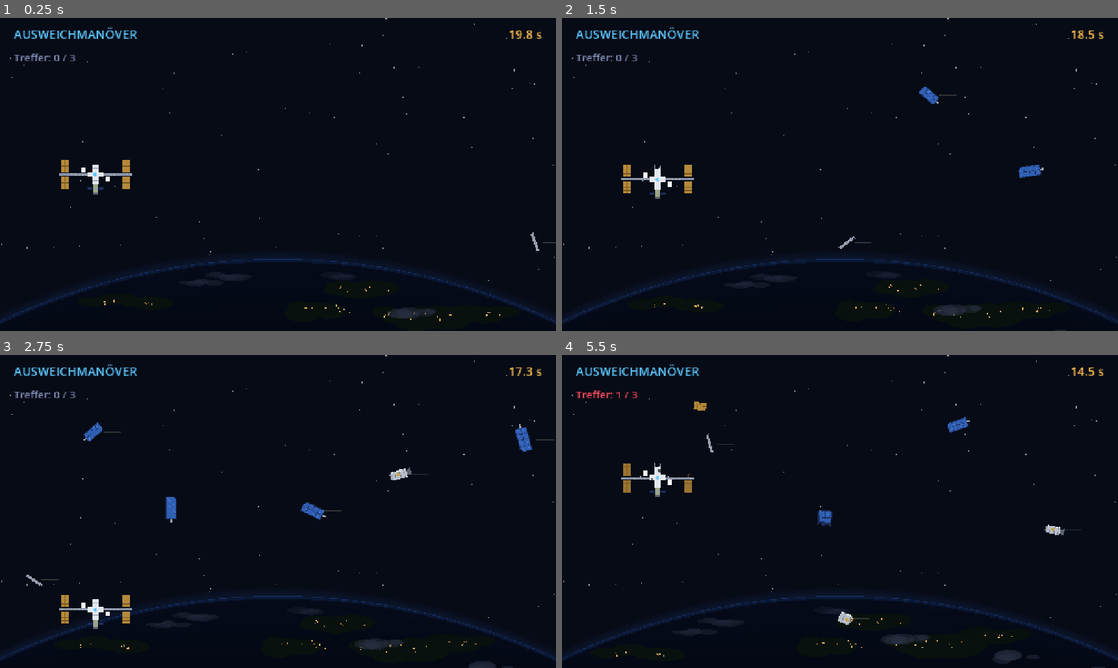
Above: before the commit, frames 1-4 (two rows, left to right).
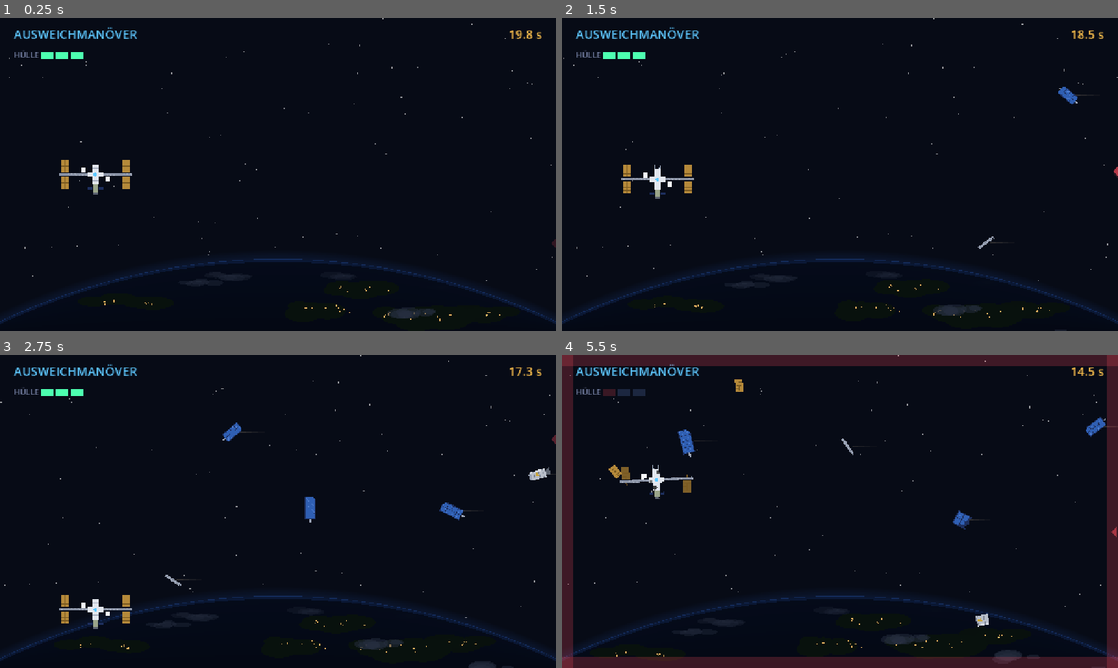
Above: after the commit, the same moments.

Repository: Isaac-davila/jku-space
Game: Godot game, scene res://scenes/minigames/dodge/dodge.tscn
Same seed, same stepped clock (60 frames per second), same inputs: the game is played once before the commit and once after it. This scene is started directly instead of the project's main scene.
Inputs (mouse positions are in pixels of both pictures, inside the frame that each line leads up to):
- Up to frame 1 (0.25 s): no input
- Up to frame 2 (1.5 s): tap Enter at 0.5 s; move the mouse to (962, 158) at 0.52 s; hold D (move_right) 0.53-1.28 s; hold Space (interact) 0.53-1.28 s; click (962, 158) at 0.67 s; move the mouse to (728, 190) at 1.27 s; hold S (move_down) from 1.28 s (still down); tap E at 1.35 s; click (728, 190) at 1.42 s
- Up to frame 3 (2.75 s): move the mouse to (333, 442) at 2.02 s; release S (move_down) at 2.03 s; hold D (move_right) from 2.03 s (still down); tap Enter at 2.1 s; click (333, 442) at 2.17 s
- Up to frame 4 (5.5 s): move the mouse to (812, 574) at 2.77 s; release D (move_right) at 2.78 s; hold W (move_up) 2.78-3.53 s; tap Space (interact) at 2.85 s; click (812, 574) at 2.92 s; move the mouse to (1006, 558) at 3.52 s; hold A (move_left) 3.53-5.03 s; tap E at 3.6 s; click (1006, 558) at 3.67 s; move the mouse to (673, 464) at 4.27 s; tap Enter at 4.35 s; click (673, 464) at 4.42 s; move the mouse to (867, 511) at 5.02 s; hold S (move_down) from 5.03 s (still down); hold Space (interact) from 5.03 s (still down); click (867, 511) at 5.17 s

The runs differ from the first frame. In frame 1, 0.4% of the frame differs, in the area x 0-100%, y 0-84%; in frame 2, 0.8%; in frame 3, 1.5%; in frame 4, 13%, in the area x 0-100%, y 0-100%.

Commit message:
Ausweichmanöver: Zeit nach Tod ausblenden, Hüllenanzeige, Treffer-Wackeln/-Blitz, Warnungen am Rand, Sterne driften
Co-Authored-By: Claude Opus 5.5 <noreply@anthropic.com>
Claude-Session: https://claude.ai/code/session_01QXFXsQhGLuei6RznqMua8p

Diff:
--- a/core/minigame.gd
+++ b/core/minigame.gd
@@ -88,6 +88,11 @@
 		get_tree().reload_current_scene()
 
 
+## Blendet die Zeitanzeige oben rechts ein/aus (z. B. nach dem Tod).
+func set_timer_visible(v: bool) -> void:
+	_time_label.visible = v
+
+
 func show_message(text: String, color: Color = Pal.TEXT) -> void:
 	_msg_label.text = text
 	_msg_label.add_theme_color_override("font_color", color)
--- a/scenes/minigames/dodge/dodge.gd
+++ b/scenes/minigames/dodge/dodge.gd
@@ -23,6 +23,12 @@
 const END_DELAY := 6.5         # nach dem Einschlag, bis "STATION ZERBROCHEN" kommt
 const CHAIN_TIMEOUT := 18.0    # Sicherheitsnetz
 
+# Spielgefühl
+const SPAWN_AHEAD := 380.0     # so weit rechts außerhalb entsteht Müll → Zeit für die Warnung am Rand
+const SHAKE_HIT := 14.0        # Bildschirmwackeln bei einem Treffer (Pixel)
+const SHAKE_BREAK := 22.0      # … beim Zerfall
+const STAR_DRIFT := 12.0       # Sterne ziehen langsam vorbei (px/s) – man fliegt ja
+
 # ISS-Farben
 const C_TRUSS := Color("8a93a6")
 const C_ARRAY := Color("b5893a")       # ISS-Solarflügel wirken goldbraun
@@ -63,6 +69,11 @@
 var spawning := true               # während der Kamerafahrt kommt kein neuer Müll
 var spawn_ramp := 1.0              # 0 → 1: Müll kommt nach der Kamerafahrt langsam wieder
 
+# Spielgefühl
+var shake := 0.0                   # aktuelle Wackel-Stärke, klingt von selbst ab
+var hit_flash := 0.0               # roter Bildschirmrand bei Treffern (1 → 0)
+var hud_draw: Control              # Hüllenanzeige oben links
+
 
 func start() -> void:
 	# Hintergrund (Sterne + Erde) in eigener Ebene → bleibt stehen, wenn die Kamera fährt
@@ -74,14 +85,20 @@
 	bg.draw.connect(_draw_background)
 	cam = Camera2D.new()
 	cam.position = VIEW / 2.0
-	cam.enabled = false
 	add_child(cam)
+	cam.enabled = true                # immer aktiv – für Bildschirmwackeln und Kamerafahrt
+	cam.make_current()
 	var hud := CanvasLayer.new()
 	hud.layer = 6
 	add_child(hud)
 	cap_label = UI.make_centered("", 28, Pal.WARN, Rect2(40, 90, VIEW.x - 80, 90))
 	cap_label.mouse_filter = Control.MOUSE_FILTER_IGNORE
 	hud.add_child(cap_label)
+	hud_draw = Control.new()
+	hud_draw.size = VIEW
+	hud_draw.mouse_filter = Control.MOUSE_FILTER_IGNORE
+	hud_draw.draw.connect(_draw_hud)
+	hud.add_child(hud_draw)
 
 
 func _exit_tree() -> void:
@@ -98,6 +115,7 @@
 
 func tick(delta: float) -> void:
 	bg.queue_redraw()
+	_update_feel(delta)
 	_move_pieces(delta * time_k)
 	if spawning:
 		_spawn_debris(delta * time_k)
@@ -132,6 +150,8 @@
 func take_hit() -> void:
 	hits += 1
 	invuln = 1.0
+	shake = SHAKE_HIT
+	hit_flash = 1.0
 	if hits >= MAX_HITS:
 		_break_apart()
 	elif LOST_AT_HIT.has(hits):
@@ -142,6 +162,7 @@
 ## Auch nach "STATION ZERBROCHEN" / "AUSGEWICHEN!" fliegt der Müll im Hintergrund weiter.
 func post_tick(delta: float) -> void:
 	bg.queue_redraw()
+	_update_feel(delta)
 	_move_pieces(delta * time_k)
 	if spawning:
 		_spawn_debris(delta * time_k)
@@ -156,7 +177,8 @@
 		return
 	spawn_t = lerpf(0.5, 0.16, difficulty()) / maxf(spawn_ramp, 0.08)
 	var view := _view_rect()
-	var pos := Vector2(view.end.x + 60, view.position.y + randf_range(100, 630))
+	var ahead := SPAWN_AHEAD if not broken else 60.0
+	var pos := Vector2(view.end.x + ahead, view.position.y + randf_range(100, 630))
 	var dv := Vector2(-randf_range(380, 600) * (1.0 + difficulty() * 0.6), 0)
 	# 40 % große Teile (verkleinert), sonst einzelne Bauteile – siehe core/debris.gd
 	if randf() < 0.4:
@@ -195,6 +217,8 @@
 ## Die ganze Station zerfällt in ihre Bauteile – gleiche Mechanik wie bei den Trümmern.
 func _break_apart() -> void:
 	broken = true
+	set_timer_visible(false)           # nach dem Tod keine Zeit mehr oben rechts
+	shake = SHAKE_BREAK
 	for i in ARRAYS.size():
 		if not _array_lost(i):
 			var a: Vector2 = ARRAYS[i]
@@ -354,14 +378,18 @@
 
 func _draw_background() -> void:
 	for st in _stars:
-		bg.draw_circle(Vector2(st.x, st.y), st.z, Color(1, 1, 1, 0.25 + st.z * 0.2))
+		# hellere (= nähere) Sterne ziehen etwas schneller → leichte Tiefenwirkung
+		var x := fposmod(st.x - elapsed * STAR_DRIFT * st.z, VIEW.x)
+		bg.draw_circle(Vector2(x, st.y), st.z, Color(1, 1, 1, 0.25 + st.z * 0.2))
 	earth.draw(bg, elapsed, elapsed / time_limit)     # Nacht → Sonnenaufgang → Tag
 
 
 func _draw() -> void:
 	for d in debris:
-		draw_line(d.pos + Vector2(d.r, 0), d.pos + Vector2(d.r + 40, 0), Color(Pal.DEBRIS, 0.25), 2.0)
+		_draw_trail(d)
 		Debris.draw(self, d)
+	if not broken:
+		_draw_warnings()
 	if not broken:
 		var blink := invuln > 0.0 and int(invuln * 12.0) % 2 == 0
 		if not blink:
@@ -375,8 +403,6 @@
 	for f in flashes:
 		var k: float = f.t / 0.3
 		draw_circle(f.pos, 30.0 * (1.0 - k) + 4.0, Color(1, 1, 1, 0.85 * k))
-	if not broken:
-		draw_text(Vector2(32, 100), "Treffer: %d / %d" % [hits, MAX_HITS], 24, Pal.ALERT if hits > 0 else Pal.DIM)
 
 
 ## Stark vereinfachte ISS: Gitterträger, 4 Solarflügel, Module in der Mitte, Radiatoren.
@@ -457,3 +483,60 @@
 		var length := (6.0 + 10.0 * thrust) * flicker
 		for x in [-6.0, 6.0]:
 			draw_colored_polygon(PackedVector2Array([Vector2(x - 2.5, -24), Vector2(x + 2.5, -24), Vector2(x, -24 - length)]), Color(0.85, 0.92, 1.0, 0.8))
+
+
+# --- Spielgefühl: Wackeln, Treffer-Blitz, Warnungen, Hüllenanzeige -------------
+
+func _update_feel(delta: float) -> void:
+	shake = maxf(shake - 40.0 * delta, 0.0)
+	hit_flash = maxf(hit_flash - 2.2 * delta, 0.0)
+	cam.offset = Vector2(randf_range(-1, 1), randf_range(-1, 1)) * shake
+	hud_draw.queue_redraw()
+
+
+## Bewegungsspur hinter jedem Teil: wird nach hinten blasser.
+func _draw_trail(d: Dictionary) -> void:
+	var start: Vector2 = d.pos + Vector2(d.r * 0.6, 0)
+	var length := clampf(-d.vel.x * 0.12, 20.0, 90.0)
+	for k in 4:
+		var a := start + Vector2(length * k / 4.0, 0)
+		var b := start + Vector2(length * (k + 1) / 4.0, 0)
+		draw_line(a, b, Color(Pal.DEBRIS, 0.22 * (1.0 - k / 4.0)), 2.0)
+
+
+## Rote Markierung am rechten Rand für Müll, der gleich ins Bild fliegt.
+## (Wie bei der echten ISS: Bahnverfolgung warnt, bevor das Teil da ist.)
+func _draw_warnings() -> void:
+	var edge := _view_rect().end.x
+	for d in debris:
+		if d.pos.x <= edge:
+			continue
+		var dist: float = d.pos.x - edge
+		var a := clampf(1.0 - dist / SPAWN_AHEAD, 0.15, 1.0)
+		var size := 7.0 + 6.0 * clampf(d.r / 25.0, 0.0, 1.0)
+		var tip := Vector2(edge - 12.0, d.pos.y)
+		var pulse := 0.7 + 0.3 * sin(elapsed * 14.0)
+		draw_colored_polygon(PackedVector2Array([tip, tip + Vector2(size, -size), tip + Vector2(size, size)]),
+			Color(Pal.ALERT, a * pulse))
+
+
+func _draw_hud() -> void:
+	# roter Rand bei Treffern
+	if hit_flash > 0.0:
+		var c := Color(Pal.ALERT, 0.35 * hit_flash)
+		var w := 26.0
+		hud_draw.draw_rect(Rect2(0, 0, VIEW.x, w), c)
+		hud_draw.draw_rect(Rect2(0, VIEW.y - w, VIEW.x, w), c)
+		hud_draw.draw_rect(Rect2(0, 0, w, VIEW.y), c)
+		hud_draw.draw_rect(Rect2(VIEW.x - w, 0, w, VIEW.y), c)
+	if broken:
+		return
+	# Hüllenanzeige: 3 Segmente, die bei Treffern ausgehen
+	var font := ThemeDB.fallback_font
+	hud_draw.draw_string(font, Vector2(32, 92), "HÜLLE", HORIZONTAL_ALIGNMENT_LEFT, -1, 18, Pal.DIM)
+	for i in MAX_HITS:
+		var intact := i < MAX_HITS - hits
+		var col := (Pal.OK if hits == 0 else (Pal.WARN if hits == 1 else Pal.ALERT)) if intact else Color(Pal.LINE, 0.6)
+		if intact and hits == MAX_HITS - 1:
+			col.a = 0.6 + 0.4 * sin(elapsed * 10.0)      # letztes Segment blinkt
+		hud_draw.draw_rect(Rect2(95 + i * 34, 78, 28, 16), col)
